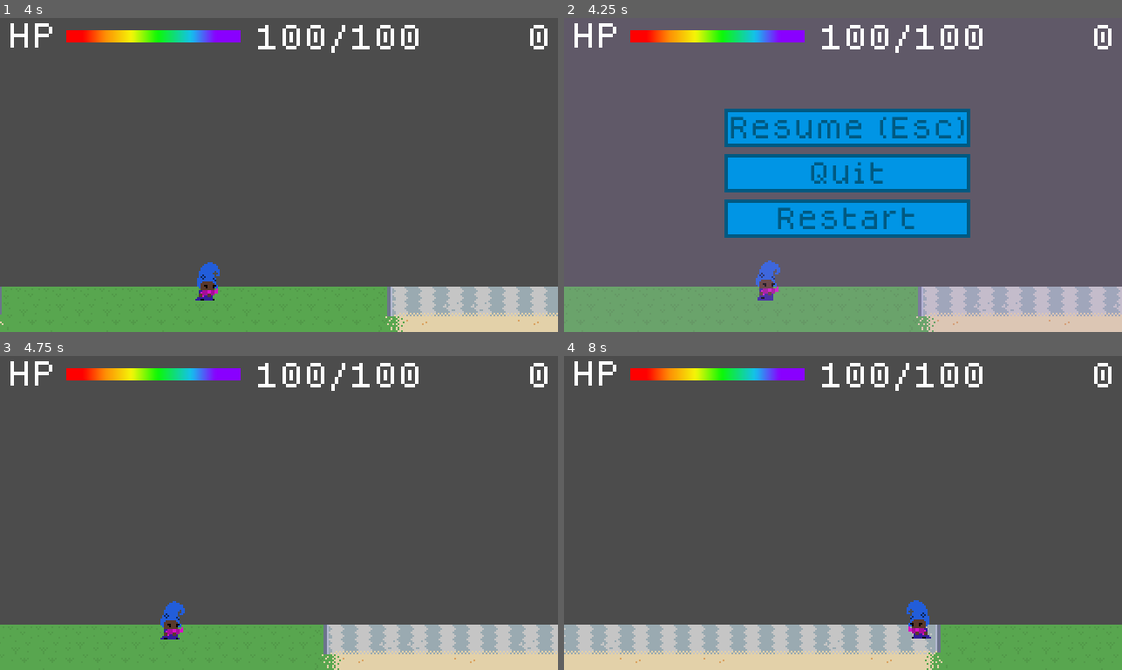
Above: before the commit, frames 1-4 (two rows, left to right).
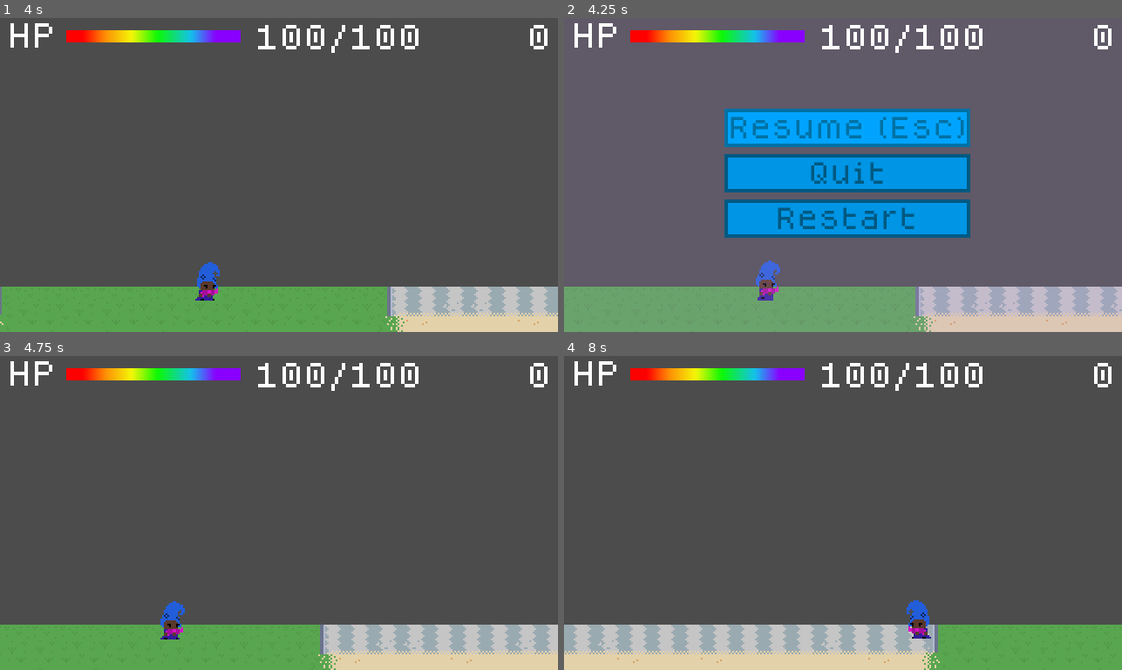
Above: after the commit, the same moments.

Repository: hamiltonromualdo/bring-ur-glam
Game: Godot game, scene res://src/Levels/Playground.tscn
Same seed, same stepped clock (60 frames per second), same inputs: the game is played once before the commit and once after it.
Inputs (mouse positions are in pixels of both pictures, inside the frame that each line leads up to):
- Up to frame 1 (4 s): move the mouse to (401, 159) at 0.52 s; hold Right (ui_right) 0.53-2.03 s; move the mouse to (167, 190) at 1.27 s; move the mouse to (334, 105) at 2.02 s; hold Left (ui_left) 2.03-2.78 s; move the mouse to (251, 237) at 2.77 s; hold Right (ui_right) from 2.78 s (still down); move the mouse to (446, 222) at 3.52 s
- Up to frame 2 (4.25 s): keep holding Right (ui_right); tap Escape (ui_cancel) at 4.15 s
- Up to frame 3 (4.75 s): release Right (ui_right) at 4.25 s; click "Resume (Esc)" at 4.25 s
- Up to frame 4 (8 s): move the mouse to (675, 465) at 5.02 s; hold Left (ui_left) 5.03-5.78 s; move the mouse to (870, 513) at 5.77 s; hold Right (ui_right) 5.78-6.53 s; move the mouse to (759, 434) at 6.52 s; hold Left (ui_left) from 6.53 s (still down); move the mouse to (965, 497) at 7.27 s

Frame 1 is identical in both runs. In frame 2, 6.3% of the frame differs, in the area x 28-100%, y 28-100%; in frame 3, 1.2%; in frame 4, 1.7%.

Commit message:
Allow keyboard to select buttons in menu

Diff:
--- a/bring_ur_glam/assets/ui/flat_pixel_theme.tres
+++ b/bring_ur_glam/assets/ui/flat_pixel_theme.tres
@@ -12,7 +12,13 @@
 font_data = ExtResource( 2 )
 fallback/0 = SubResource( 6 )
 
-[sub_resource type="StyleBoxEmpty" id=5]
+[sub_resource type="StyleBoxFlat" id=9]
+bg_color = Color( 0, 0.647059, 1, 1 )
+border_width_left = 2
+border_width_top = 2
+border_width_right = 2
+border_width_bottom = 2
+border_color = Color( 0, 0.447059, 0.647059, 1 )
 
 [sub_resource type="StyleBoxFlat" id=3]
 bg_color = Color( 0, 0.647059, 1, 1 )
@@ -50,11 +56,11 @@
 
 [resource]
 Button/colors/font_color = Color( 0, 0.352941, 0.509804, 1 )
-Button/colors/font_color_focus = Color( 0, 0.352941, 0.509804, 1 )
+Button/colors/font_color_focus = Color( 0, 0.447059, 0.647059, 1 )
 Button/colors/font_color_hover = Color( 0, 0.447059, 0.647059, 1 )
 Button/colors/font_color_pressed = Color( 0, 0.270588, 0.396078, 1 )
 Button/fonts/font = SubResource( 2 )
-Button/styles/focus = SubResource( 5 )
+Button/styles/focus = SubResource( 9 )
 Button/styles/hover = SubResource( 3 )
 Button/styles/normal = SubResource( 1 )
 Button/styles/pressed = SubResource( 4 )
--- a/bring_ur_glam/src/UserInterface/PauseScreen.gd
+++ b/bring_ur_glam/src/UserInterface/PauseScreen.gd
@@ -2,30 +2,29 @@
 
 onready var resume_btn = $MarginContainer/VBoxContainer/Resume
 onready var quit_btn = $MarginContainer/VBoxContainer/Quit
+onready var restart_btn = $MarginContainer/VBoxContainer/Restart
 
-func toggle_visibility():
+
+func toggle_visibility() -> void:
     get_tree().paused = !get_tree().paused
     visible = !visible
 
-func _ready():
+
+func _ready() -> void:
     resume_btn.grab_focus()
-    quit_btn.grab_focus()
 
-func _process(delta):
-    if resume_btn.is_hovered():
-        resume_btn.grab_focus()
-    if quit_btn.is_hovered():
-        quit_btn.grab_focus()
 
-func _input(event):
-    if event.is_action_pressed("ui_cancel"):
+func _process(delta: float) -> void:
+    if Input.is_action_just_pressed("ui_cancel"):
         resume_btn.grab_focus()
         toggle_visibility()
 
-func _on_Resume_pressed():
+
+func _on_Resume_pressed() -> void:
     toggle_visibility()
 
-func _on_Exit_pressed():
+
+func _on_Quit_pressed() -> void:
     get_tree().quit()
 
 
--- a/bring_ur_glam/src/UserInterface/PauseScreen.tscn
+++ b/bring_ur_glam/src/UserInterface/PauseScreen.tscn
@@ -64,5 +64,5 @@
 }
 
 [connection signal="pressed" from="MarginContainer/VBoxContainer/Resume" to="." method="_on_Resume_pressed"]
-[connection signal="pressed" from="MarginContainer/VBoxContainer/Quit" to="." method="_on_Exit_pressed"]
+[connection signal="pressed" from="MarginContainer/VBoxContainer/Quit" to="." method="_on_Quit_pressed"]
 [connection signal="pressed" from="MarginContainer/VBoxContainer/Restart" to="." method="_on_Restart_pressed"]
